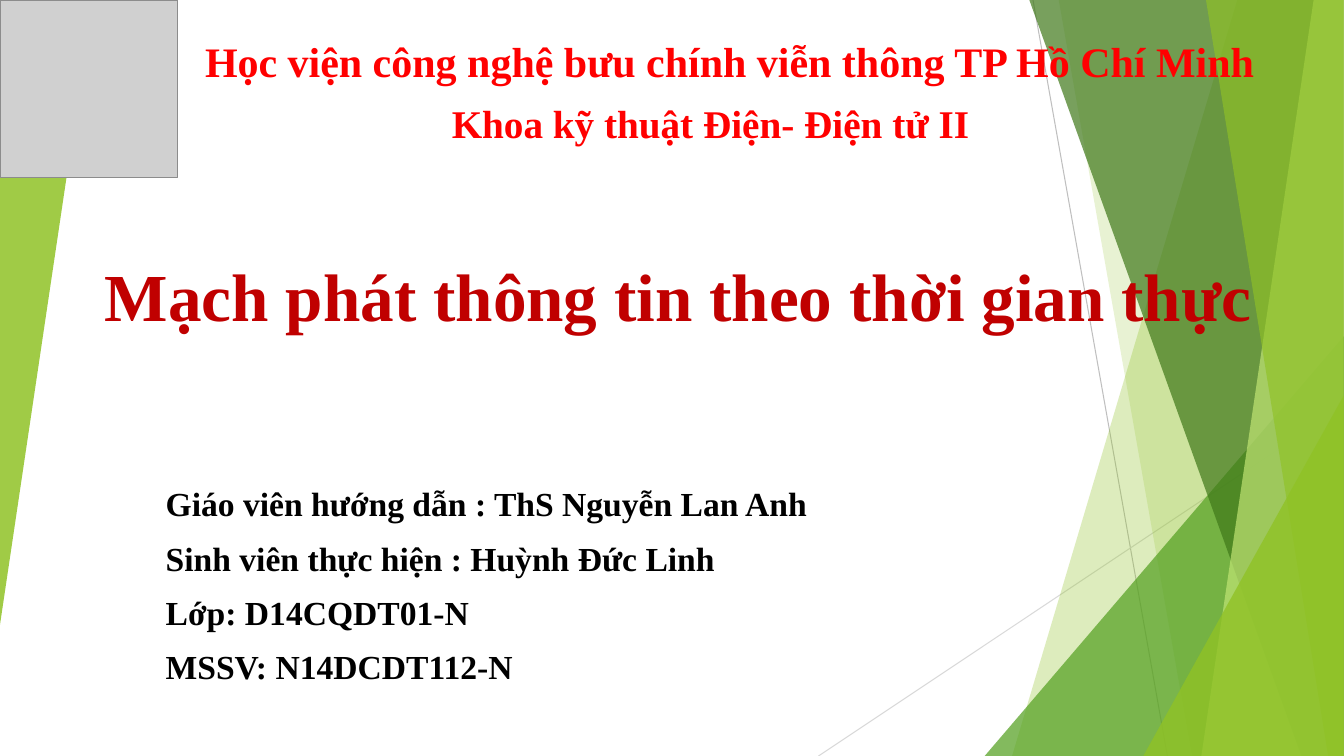
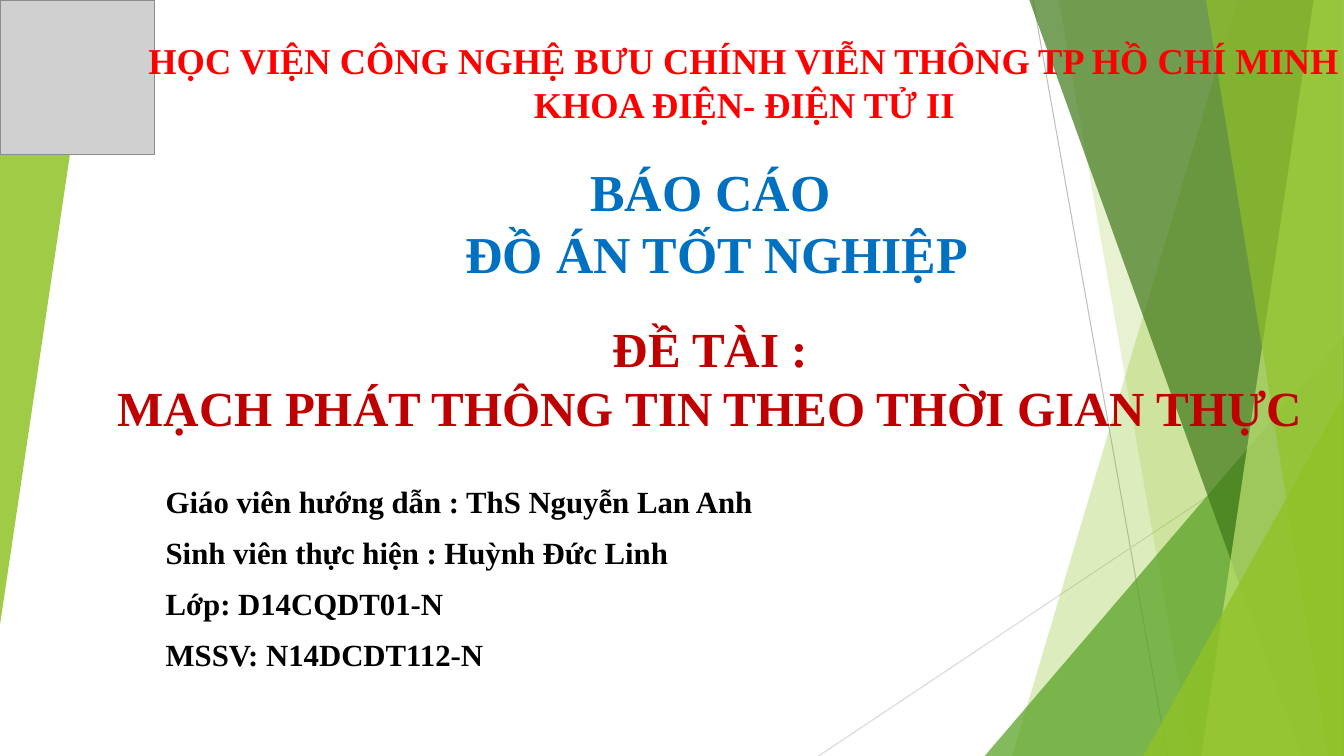
Before and after one commit to huynhlinh112/final, a slide deck: slide 1 of final.pptx. Drawn at 1344x756 pixels with LibreOffice and Linux fonts; fonts in the diff are those of the drawing; grey boxes stand for pictures. Boxes give left, top, right and bottom in pixels: in the first picture for what was removed or moved away, otherwise in the second. Text is boxed around its words. In the diff, an @@ line names an element or a change of style, - is before the commit and + after.

```diff
--- a/final.pptx
+++ b/final.pptx
@@ picture: place and size @@
-picture at <box>0,0,177,177</box>
+picture at <box>0,0,155,155</box>
@@ text "HỌC VIỆN CÔNG NGHỆ BƯU ..." at <box>148,46,1338,125</box>: vertical alignment bottom to top @@
@@ text at <box>148,46,1338,125</box>: text changed; size 30 to 26 pt @@
-Học viện công nghệ bưu chính viễn thông TP Hồ Chí Minh
+HỌC VIỆN CÔNG NGHỆ BƯU CHÍNH VIỄN THÔNG TP HỒ CHÍ MINH
+KHOA ĐIỆN- ĐIỆN TỬ II
@@ text removed at <box>452,110,969,146</box> @@
-Khoa kỹ thuật Điện- Điện tử II
@@ text added at <box>465,170,968,283</box>, 37 pt, text #0070C0, bold @@
+BÁO CÁO
+ĐỒ ÁN TỐT NGHIỆP
@@ text at <box>118,329,1301,436</box>: text changed; size 48 to 35 pt @@
-Mạch phát thông tin theo thời gian thực
+ĐỀ TÀI :
+MẠCH PHÁT THÔNG TIN THEO THỜI GIAN THỰC
@@ subtitle "Giáo viên hướng dẫn : ..." at <box>166,490,752,667</box>: size 24 to 22 pt @@
```
Also in this commit, not shown: 10 other slides changed, 1 slide added.
